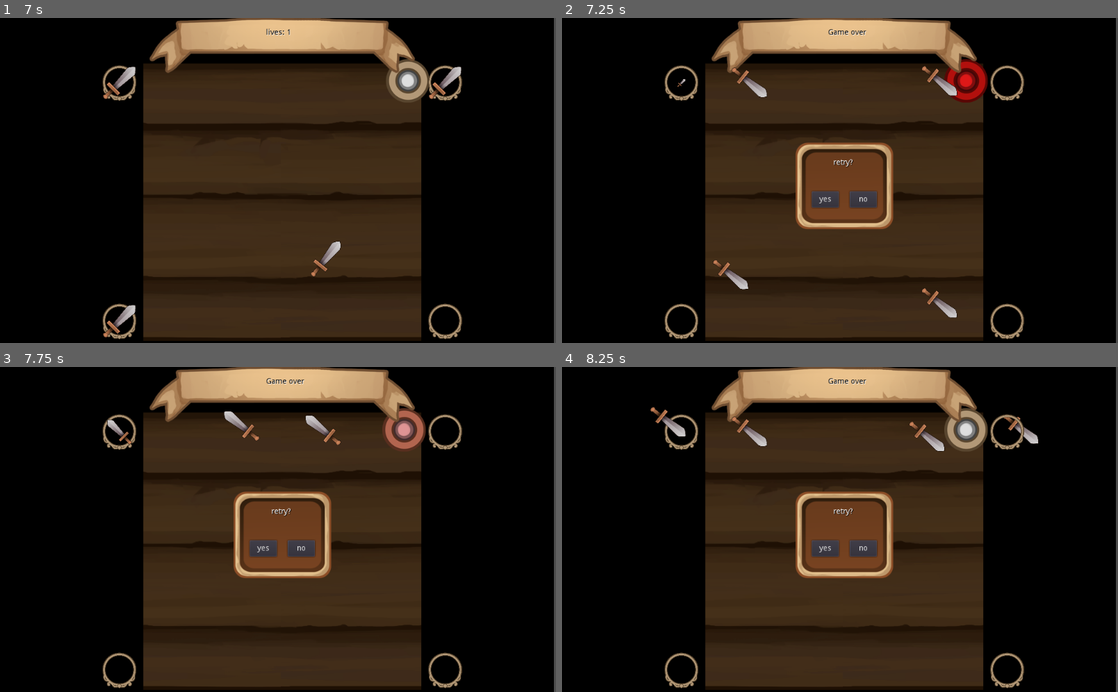
Above: before the commit, frames 1-4 (two rows, left to right).
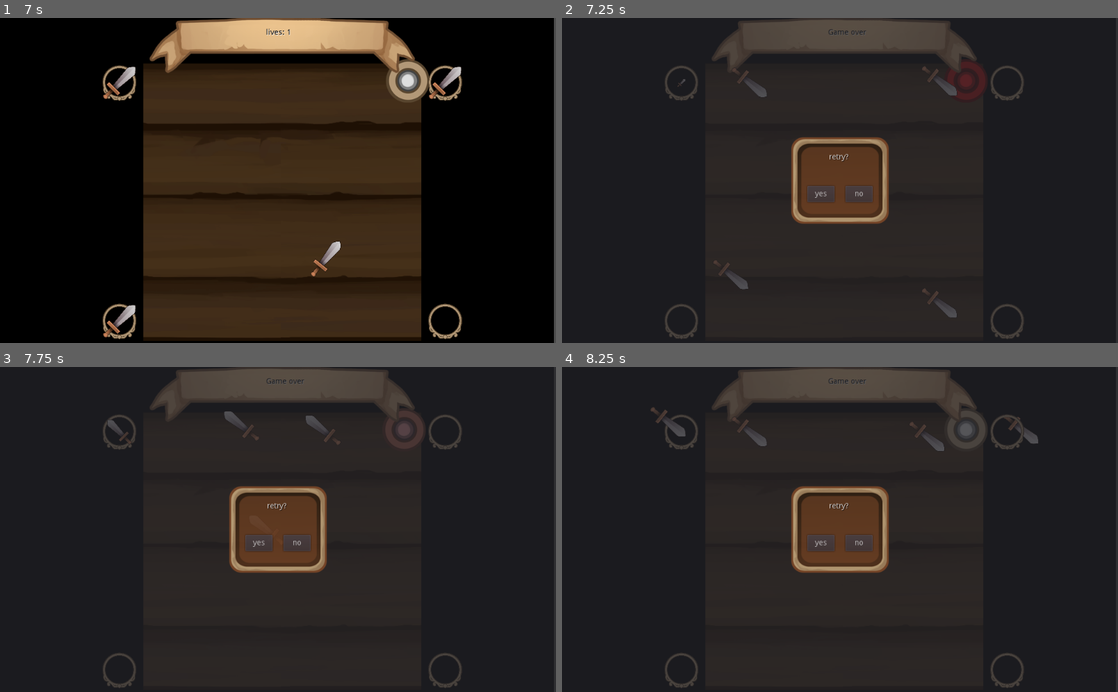
Above: after the commit, the same moments.

Repository: bramreth/simple_dodging_game
Game: Godot game, scene res://game.tscn
Two runs of this game, one before a commit and one after it. Both use one fixed random seed, a clock stepped at 60 frames per second and the inputs below.
Inputs:
- Up to frame 1 (7 s): tap Enter at 0.5 s; hold W (move_up) 0.53-2.03 s; hold A (move_left) 2.03-3.53 s; hold S (move_down) 3.53-4.28 s; hold D (move_right) 4.28-5.03 s; hold W (move_up) 5.03-5.78 s; hold D (move_right) from 5.78 s (still down)
- Up to frame 2 (7.25 s): keep holding D (move_right)
- Up to frame 3 (7.75 s): keep holding D (move_right)
- Up to frame 4 (8.25 s): release D (move_right) at 8.03 s; hold S (move_down) from 8.03 s (still down)

Frame 1 is identical in both runs. In frame 2, 65% of the frame differs, in the area x 0-100%, y 0-100%; in frame 3, 64%; in frame 4, 65%.

Commit message:
added sound and improved end scene

Diff:
--- a/slasher/game.gd
+++ b/slasher/game.gd
@@ -32,7 +32,7 @@
 	$spawnD.disable()
 	$Node/KinematicBody2D.disable()
 	$Sprite/Label.text = "Game over"
-	$NinePatchRect.visible = true
+	$end_game.visible = true
 
 
 func _on_spawnA_request_target():
--- a/slasher/game.tscn
+++ b/slasher/game.tscn
@@ -6,6 +6,7 @@
 [ext_resource path="res://assets/Wooden_UI_png/title.png" type="Texture" id=4]
 [ext_resource path="res://projectile_spawn.tscn" type="PackedScene" id=5]
 [ext_resource path="res://restart_dialog.tscn" type="PackedScene" id=6]
+[ext_resource path="res://assets/audio/slasher_worry.wav" type="AudioStream" id=7]
 
 [node name="Node" type="Node" index="0"]
 
@@ -123,14 +124,44 @@
 
 position = Vector2( 820, 560 )
 
-[node name="NinePatchRect" parent="." index="8" instance=ExtResource( 6 )]
+[node name="end_game" type="Panel" parent="." index="8"]
 
 visible = false
-margin_left = 430.0
-margin_top = 230.0
-margin_right = 610.0
-margin_bottom = 390.0
+modulate = Color( 1, 1, 1, 0.740314 )
+anchor_left = 0.0
+anchor_top = 0.0
+anchor_right = 1.0
+anchor_bottom = 1.0
+rect_pivot_offset = Vector2( 0, 0 )
+rect_clip_content = false
+mouse_filter = 0
+mouse_default_cursor_shape = 0
+size_flags_horizontal = 1
+size_flags_vertical = 1
+_sections_unfolded = [ "Mouse", "Rect", "Size Flags", "Theme", "Visibility" ]
+
+[node name="NinePatchRect" parent="end_game" index="0" instance=ExtResource( 6 )]
+
+anchor_left = 0.5
+anchor_top = 0.5
+anchor_right = 0.5
+anchor_bottom = 0.5
+margin_left = -90.0
+margin_top = -80.0
+margin_right = 90.0
+margin_bottom = 80.0
 _sections_unfolded = [ "Axis Stretch", "Patch Margin", "Visibility" ]
+
+[node name="AudioStreamPlayer2D" type="AudioStreamPlayer2D" parent="." index="9"]
+
+stream = ExtResource( 7 )
+volume_db = 0.0
+pitch_scale = 1.0
+autoplay = true
+max_distance = 2000.0
+attenuation = 1.0
+bus = "Master"
+area_mask = 1
 
 [connection signal="take_damage" from="Node/KinematicBody2D" to="." method="_on_KinematicBody2D_take_damage"]
 
@@ -142,7 +173,7 @@
 
 [connection signal="request_target" from="spawnD" to="." method="_on_spawnD_request_target"]
 
-[connection signal="restart" from="NinePatchRect" to="." method="_on_NinePatchRect_restart"]
+[connection signal="restart" from="end_game/NinePatchRect" to="." method="_on_NinePatchRect_restart"]
 
 
 [editable path="Node"]
--- a/slasher/player.tscn
+++ b/slasher/player.tscn
@@ -1,8 +1,9 @@
-[gd_scene load_steps=7 format=2]
+[gd_scene load_steps=8 format=2]
 
 [ext_resource path="res://player_controller.gd" type="Script" id=1]
 [ext_resource path="res://assets/Wooden_UI_png/obj_03.png" type="Texture" id=2]
 [ext_resource path="res://assets/animations/take_damage.tres" type="Animation" id=3]
+[ext_resource path="res://assets/audio/dmg.wav" type="AudioStream" id=4]
 
 [sub_resource type="SpatialMaterial" id=1]
 
@@ -105,3 +106,15 @@
 playback_speed = 1.0
 anims/take_damage = ExtResource( 3 )
 blend_times = [  ]
+
+[node name="AudioStreamPlayer2D" type="AudioStreamPlayer2D" parent="KinematicBody2D" index="3"]
+
+position = Vector2( -175.182, -148.548 )
+stream = ExtResource( 4 )
+volume_db = -8.0
+pitch_scale = 1.0
+autoplay = false
+max_distance = 2000.0
+attenuation = 1.0
+bus = "Master"
+area_mask = 1
--- a/slasher/player_controller.gd
+++ b/slasher/player_controller.gd
@@ -43,4 +43,5 @@
 
 func take_damage():
 	$AnimationPlayer.play("take_damage")
+	$AudioStreamPlayer2D.play()
 	emit_signal("take_damage")
Not shown, added: slasher/assets/audio/dmg.wav.import
Not shown, added: slasher/assets/audio/slasher_worry.wav.import
Not shown, added: slasher/assets/audio/spin.wav.import
Not shown: 1 places in slasher/game.tscn that only renumber resources
Not shown, added: slasher/assets/audio/dmg.wav
Not shown, added: slasher/assets/audio/dmg.wav.asd
Not shown, added: slasher/assets/audio/slasher_worry.wav
Not shown, added: slasher/assets/audio/slasher_worry.wav.asd
Not shown, added: slasher/assets/audio/spin.wav
Not shown, added: slasher/assets/audio/spin.wav.asd
